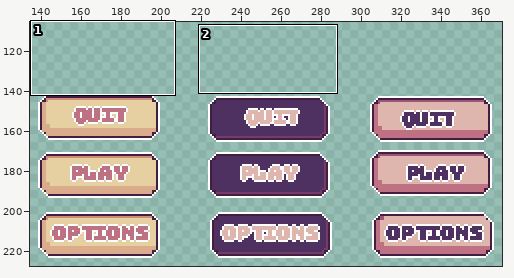
File history of a pixel-art file, assets/gfx/BUTTONS ONLY.ase. The picture above shows the old version from afar; the outline marks the close-up.
Close-up. Before the edit:
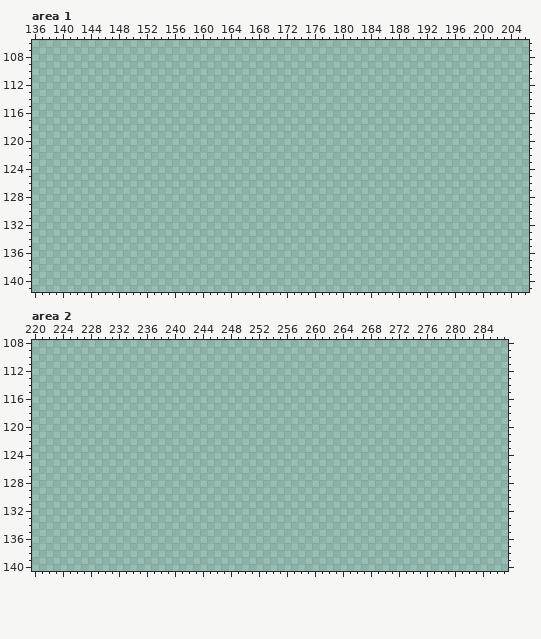
480x270 pixels, 1 frame. Shown: area 1: x 136..206, y 106..141; area 2: x 220..287, y 108..140. The wide view leaves out empty margins. The commit also changed other parts of the picture, which this record leaves out.
After the commit:
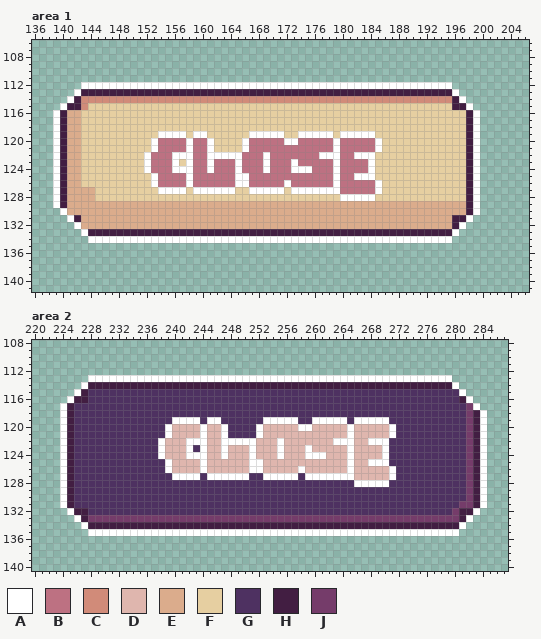
Palette (. is transparent): A #ffffff  B #bd7182  C #d18b79  D #dfb6ae  E #dbac8c  F #e6cfa1  G #4e3161  H #421e42  J #753c6a
Change:
layer "close hover" added
layer "close pressed" added
Changed rows in their new state; - is an unchanged pixel.
Area 1, layer "close hover":
first column x 139:
112 ----AAAAAAAAAAAAAAAAAAAAAAAAAAAAAAAAAAAAAAAAAAAAAAAAAAAAA----
113 ---AHHHHHHHHHHHHHHHHHHHHHHHHHHHHHHHHHHHHHHHHHHHHHHHHHHHHHA---
114 --AHCCCCCCCCCCCCCCCCCCCCCCCCCCCCCCCCCCCCCCCCCCCCCCCCCCCCCHA--
115 -AHHCFFFFFFFFFFFFFFFFFFFFFFFFFFFFFFFFFFFFFFFFFFFFFFFFFFFFHHA-
116 AHEEFFFFFFFFFFFFFFFFFFFFFFFFFFFFFFFFFFFFFFFFFFFFFFFFFFFFFFFHA
117 AHEEFFFFFFFFFFFFFFFFFFFFFFFFFFFFFFFFFFFFFFFFFFFFFFFFFFFFFFFHA
118 AHEEFFFFFFFFFFFFFFFFFFFFFFFFFFFFFFFFFFFFFFFFFFFFFFFFFFFFFFFHA
119 AHEEFFFFFFFFFFFAAAAFAAFFFFFFAAAAAFFAAAAAFAAAAAFFFFFFFFFFFFFHA
120 AHEEFFFFFFFFFFABBBBABBAFFFFABBBBBAABBBBBABBBBBAFFFFFFFFFFFFHA
121 AHEEFFFFFFFFFFABBBBABBAFFFFABBBBBBBBBBBBABBBBBAFFFFFFFFFFFFHA
122 AHEEFFFFFFFFFABBBAAABBAAAAABBBABBBBBBBAAABBAAAFFFFFFFFFFFFFHA
123 AHEEFFFFFFFFFABBBAFABBABBBABBBABBBABBBBBABBBBAFFFFFFFFFFFFFHA
124 AHEEFFFFFFFFFABBBAAABBABBBABBBABBBAAABBBABBBBAFFFFFFFFFFFFFHA
125 AHEEFFFFFFFFFFABBBBABBBBBBAABBBBBBBBBBBBABBAAAFFFFFFFFFFFFFHA
126 AHEEFFFFFFFFFFABBBBABBBBBBAABBBBBABBBBBBABBBBBAFFFFFFFFFFFFHA
127 AHEEEEFFFFFFFFFAAAAFAAAAAAFFAAAAAFAAAAAAABBBBBAFFFFFFFFFFFFHA
128 AHEEEEFFFFFFFFFFFFFFFFFFFFFFFFFFFFFFFFFFFAAAAAFFFFFFFFFFFFFHA
129 AHEEEEEEEEEEEEEEEEEEEEEEEEEEEEEEEEEEEEEEEEEEEEEEEEEEEEEEEEEHA
130 -AEEEEEEEEEEEEEEEEEEEEEEEEEEEEEEEEEEEEEEEEEEEEEEEEEEEEEEEEEHA
131 --AHEEEEEEEEEEEEEEEEEEEEEEEEEEEEEEEEEEEEEEEEEEEEEEEEEEEEEHHA-
132 ---AEEEEEEEEEEEEEEEEEEEEEEEEEEEEEEEEEEEEEEEEEEEEEEEEEEEEEHA--
133 ----AHHHHHHHHHHHHHHHHHHHHHHHHHHHHHHHHHHHHHHHHHHHHHHHHHHHHA---
134 -----AAAAAAAAAAAAAAAAAAAAAAAAAAAAAAAAAAAAAAAAAAAAAAAAAAAA----
Area 2, layer "close pressed":
first column x 224:
113 ----AAAAAAAAAAAAAAAAAAAAAAAAAAAAAAAAAAAAAAAAAAAAAAAAAAAA-----
114 ---AHHHHHHHHHHHHHHHHHHHHHHHHHHHHHHHHHHHHHHHHHHHHHHHHHHHHA----
115 --AHGGGGGGGGGGGGGGGGGGGGGGGGGGGGGGGGGGGGGGGGGGGGGGGGGGGGGA---
116 -AHHGGGGGGGGGGGGGGGGGGGGGGGGGGGGGGGGGGGGGGGGGGGGGGGGGGGGGHA--
117 AHGGGGGGGGGGGGGGGGGGGGGGGGGGGGGGGGGGGGGGGGGGGGGGGGGGGGGGGGJA-
118 AHGGGGGGGGGGGGGGGGGGGGGGGGGGGGGGGGGGGGGGGGGGGGGGGGGGGGGGGGJHA
119 AHGGGGGGGGGGGGGGAAAAGAAGGGGGGAAAAAGGAAAAAGAAAAAGGGGGGGGGGGJHA
120 AHGGGGGGGGGGGGGADDDDADDAGGGGADDDDDAADDDDDADDDDDAGGGGGGGGGGJHA
121 AHGGGGGGGGGGGGGADDDDADDAGGGGADDDDDDDDDDDDADDDDDAGGGGGGGGGGJHA
122 AHGGGGGGGGGGGGADDDAAADDAAAAADDDADDDDDDDAAADDAAAGGGGGGGGGGGJHA
123 AHGGGGGGGGGGGGADDDAGADDADDDADDDADDDADDDDDADDDDAGGGGGGGGGGGJHA
124 AHGGGGGGGGGGGGADDDAAADDADDDADDDADDDAAADDDADDDDAGGGGGGGGGGGJHA
125 AHGGGGGGGGGGGGGADDDDADDDDDDAADDDDDDDDDDDDADDAAAGGGGGGGGGGGJHA
126 AHGGGGGGGGGGGGGADDDDADDDDDDAADDDDDADDDDDDADDDDDAGGGGGGGGGGJHA
127 AHGGGGGGGGGGGGGGAAAAGAAAAAAGGAAAAAGAAAAAAADDDDDAGGGGGGGGGGJHA
128 AHGGGGGGGGGGGGGGGGGGGGGGGGGGGGGGGGGGGGGGGGAAAAAGGGGGGGGGGGJHA
129 AHGGGGGGGGGGGGGGGGGGGGGGGGGGGGGGGGGGGGGGGGGGGGGGGGGGGGGGGGJHA
130 AHGGGGGGGGGGGGGGGGGGGGGGGGGGGGGGGGGGGGGGGGGGGGGGGGGGGGGGGGJHA
131 AHGGGGGGGGGGGGGGGGGGGGGGGGGGGGGGGGGGGGGGGGGGGGGGGGGGGGGGGJJHA
132 -AHHGGGGGGGGGGGGGGGGGGGGGGGGGGGGGGGGGGGGGGGGGGGGGGGGGGGGJHHA-
133 --AHJJJJJJJJJJJJJJJJJJJJJJJJJJJJJJJJJJJJJJJJJJJJJJJJJJJJJHA--
134 ---AHHHHHHHHHHHHHHHHHHHHHHHHHHHHHHHHHHHHHHHHHHHHHHHHHHHHHA---
135 ----AAAAAAAAAAAAAAAAAAAAAAAAAAAAAAAAAAAAAAAAAAAAAAAAAAAAA----
Pixel boxes of the changes (left, top, right, bottom) in both close-ups:
added: (53, 82, 480, 243)
added: (60, 375, 487, 536)
